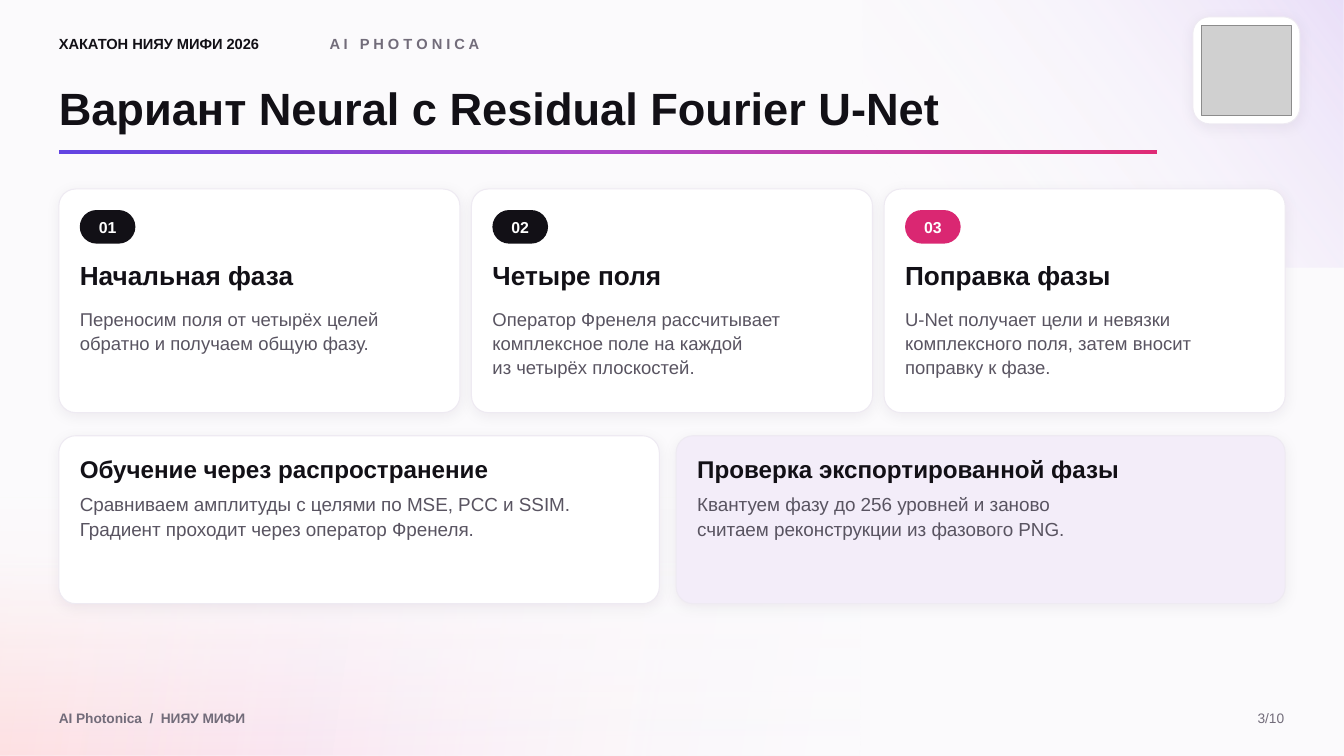
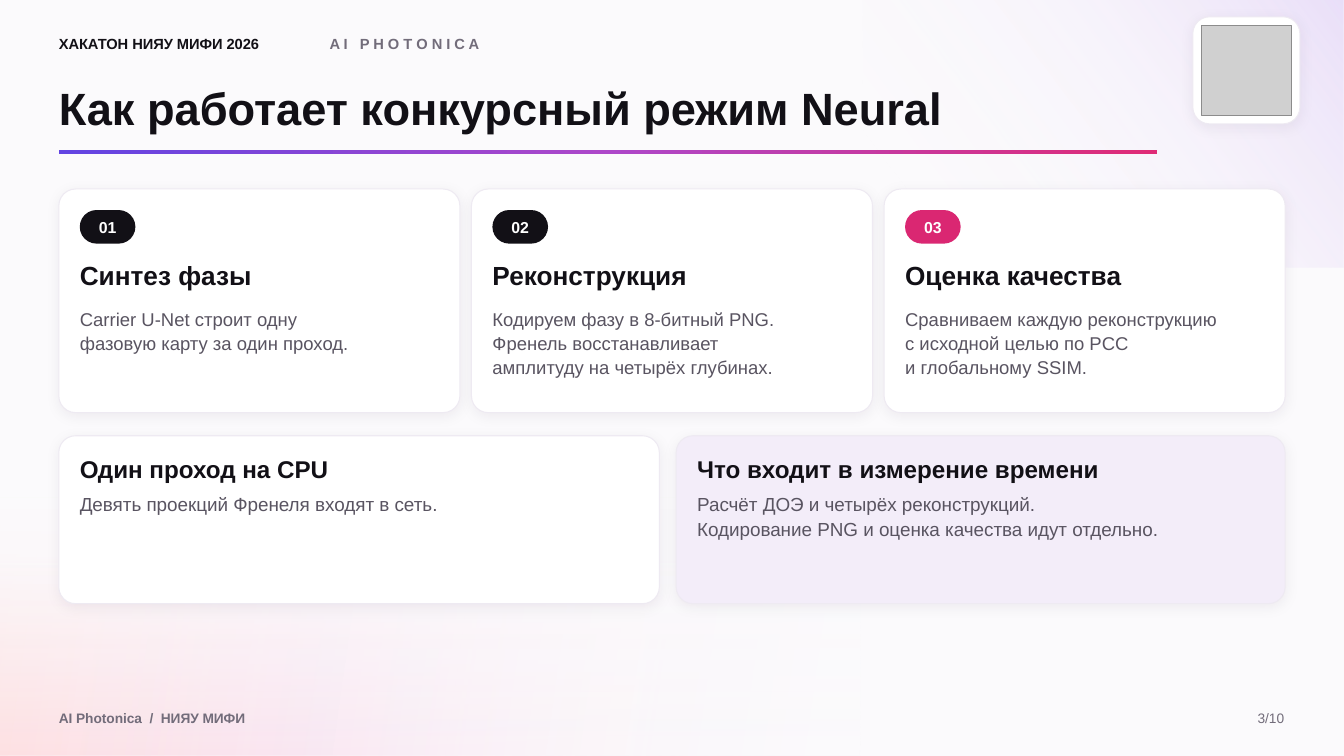
Before and after one commit to listeik/ai-fotonica, a slide deck: slide 3 of AI Photonica - Хакатон МИФИ 2026_бегущие521.pptx. Drawn at 1344x756 pixels with LibreOffice and Linux fonts; fonts in the diff are those of the drawing; grey boxes stand for pictures. Boxes give left, top, right and bottom in pixels: in the first picture for what was removed or moved away, otherwise in the second. Text is boxed around its words. In the diff, an @@ line names an element or a change of style, - is before the commit and + after.

```diff
--- a/AI Photonica - Хакатон МИФИ 2026_бегущие521.pptx
+++ b/AI Photonica - Хакатон МИФИ 2026_бегущие521.pptx
@@ text at (59,91,942,134): text changed @@
-Вариант Neural с Residual Fourier U-Net
+Как работает конкурсный режим Neural
@@ text at (80,266,251,290): text changed @@
-Начальная фаза
+Синтез фазы
@@ text at (492,267,686,290): text changed @@
-Четыре поля
+Реконструкция
@@ text at (905,266,1121,290): text changed @@
-Поправка фазы
+Оценка качества
@@ text at (80,312,297,330): text changed @@
-Переносим поля от четырёх целей
+Carrier U-Net строит одну
@@ text at (492,312,774,330): text changed @@
-Оператор Френеля рассчитывает
+Кодируем фазу в 8-битный PNG.
@@ text at (905,313,1217,330): text changed @@
-U-Net получает цели и невязки
+Сравниваем каждую реконструкцию
@@ text at (80,336,348,354): text changed @@
-обратно и получаем общую фазу.
+фазовую карту за один проход.
@@ text at (492,337,718,354): text changed @@
-комплексное поле на каждой
+Френель восстанавливает
@@ text at (905,336,1128,354): text changed @@
-комплексного поля, затем вносит
+с исходной целью по PCC
@@ text at (492,360,773,378): text changed @@
-из четырёх плоскостей.
+амплитуду на четырёх глубинах.
@@ text at (905,360,1087,378): text changed @@
-поправку к фазе.
+и глобальному SSIM.
@@ text at (80,461,328,483): text changed @@
-Обучение через распространение
+Один проход на CPU
@@ text at (697,461,1099,483): text changed @@
-Проверка экспортированной фазы
+Что входит в измерение времени
@@ text at (80,497,438,515): text changed @@
-Сравниваем амплитуды с целями по MSE, PCC и SSIM.
+Девять проекций Френеля входят в сеть.
@@ text at (697,497,1035,515): text changed @@
-Квантуем фазу до 256 уровней и заново
+Расчёт ДОЭ и четырёх реконструкций.
@@ text removed at (80,523,474,540) @@
-Градиент проходит через оператор Френеля.
@@ text at (697,523,1158,540): text changed @@
-считаем реконструкции из фазового PNG.
+Кодирование PNG и оценка качества идут отдельно.
```
Also in this commit, not shown: 6 other slides changed, 1 slide removed.
